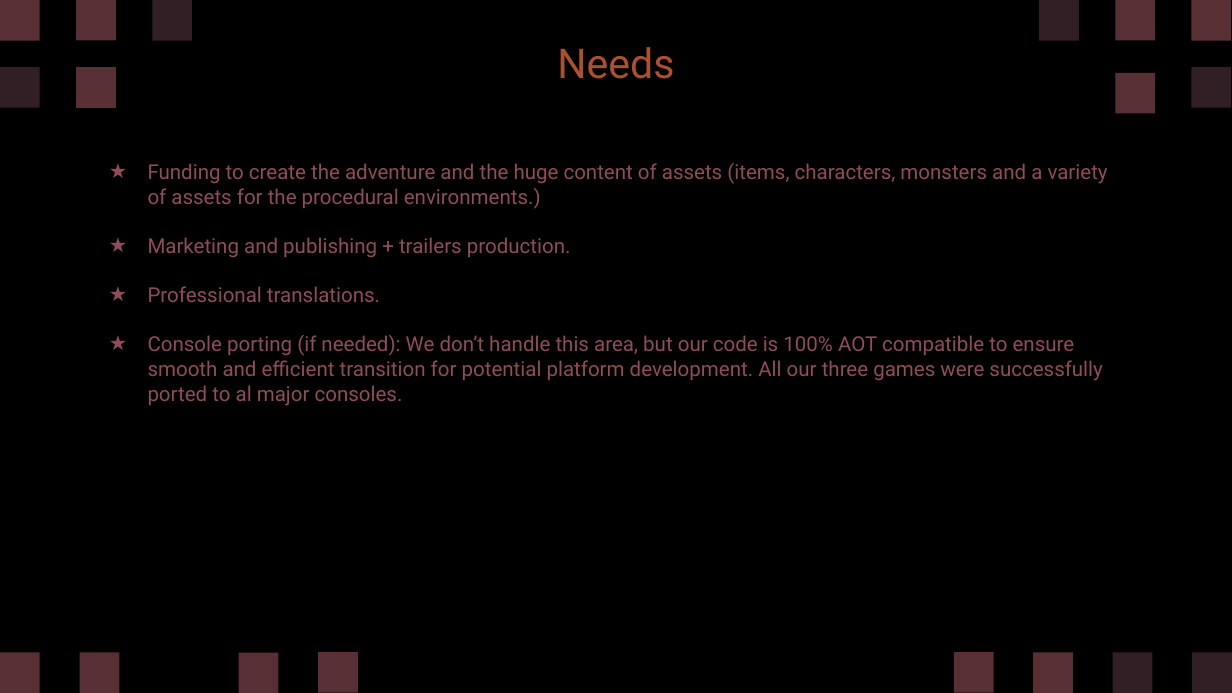
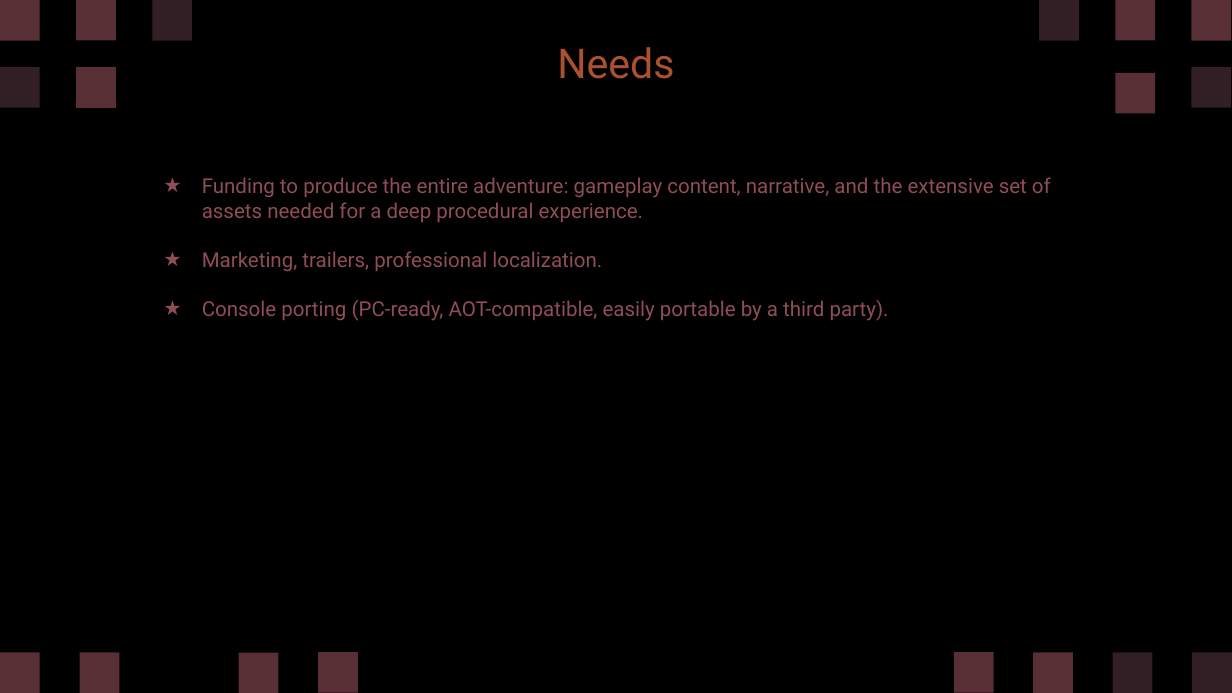
Before and after one commit to diegohcanepa/Remizione, a slide deck: slide 14 of Pitch Deck.pptx (slide 26 before the commit). Drawn at 1232x693 pixels with LibreOffice and Linux fonts; fonts in the diff are those of the drawing. Boxes give left, top, right and bottom in pixels: in the first picture for what was removed or moved away, otherwise in the second. Text is boxed around its words. In the diff, an @@ line names an element or a change of style, - is before the commit and + after.

```diff
--- a/Pitch Deck.pptx
+++ b/Pitch Deck.pptx
@@ subtitle at (x1=202, y1=177, x2=1051, y2=321): text changed @@
-★ Funding to create the adventure and the huge content of assets (items, characters, monsters and a variety of assets for the procedural environments.)
-★ Marketing and publishing + trailers production.
-★ Professional translations.
-★ Console porting (if needed): We don’t handle this area, but our code is 100% AOT compatible to ensure smooth and efficient transition for potential platform development. All our three games were successfully ported to al major consoles.
+★ Funding to produce the entire adventure: gameplay content, narrative, and the extensive set of assets needed for a deep procedural experience.
+★ Marketing, trailers, professional localization.
+★ Console porting (PC-ready, AOT-compatible, easily portable by a third party).
```
Also in this commit, not shown: 7 other slides changed, 3 slides added, 15 slides removed, 1 other file.
